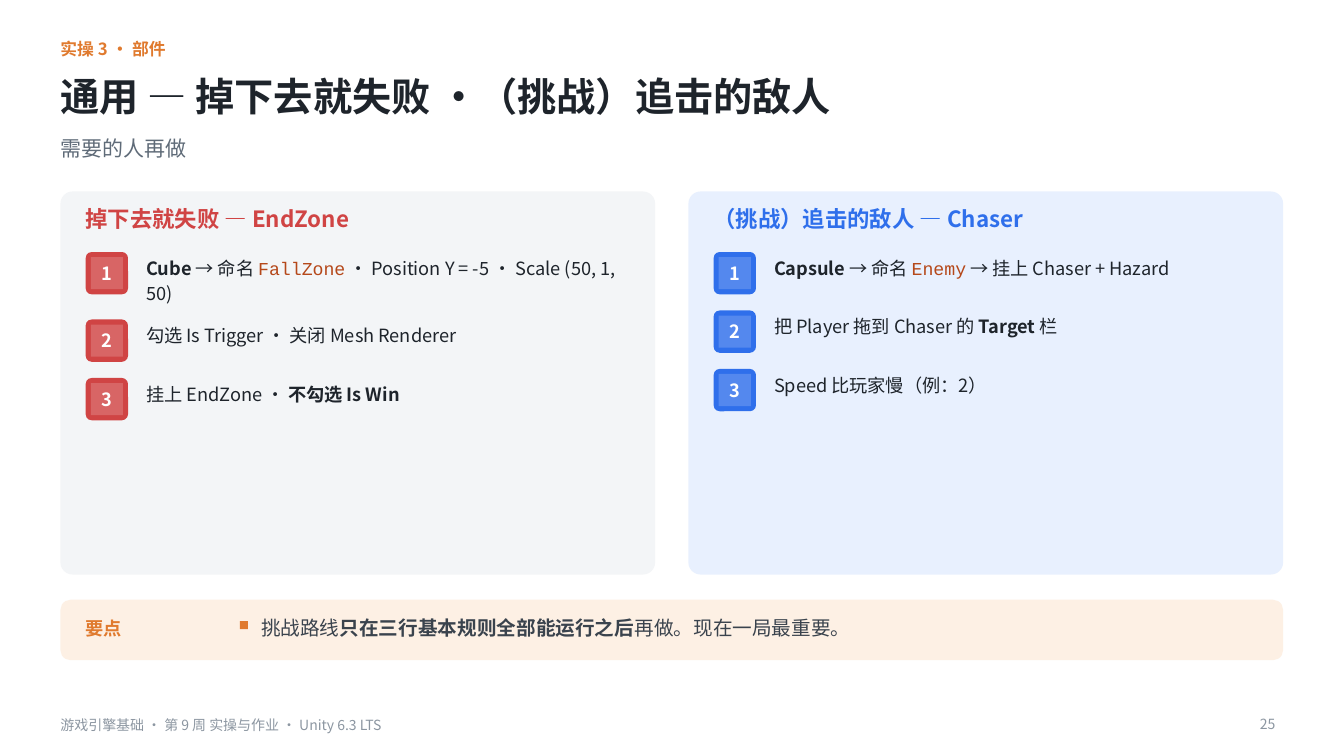
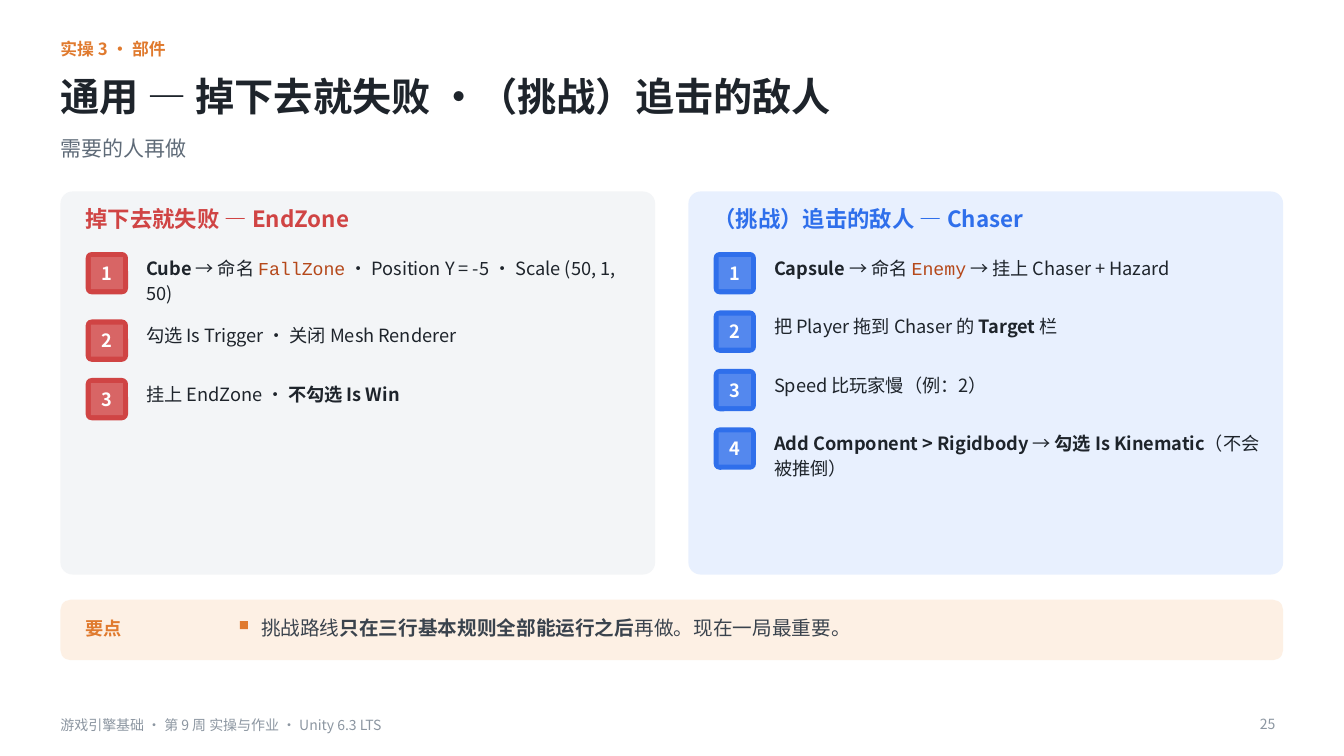
Before and after one commit to iplay-garden/game-engine-basics, a slide deck: slide 25 of 9주차/简体中文/游戏引擎基础_第9周_实操与作业指南_简体中文.pptx. Drawn at 1344x756 pixels with LibreOffice and Linux fonts; fonts in the diff are those of the drawing. Boxes give left, top, right and bottom in pixels: in the first picture for what was removed or moved away, otherwise in the second. Text is boxed around its words. In the diff, an @@ line names an element or a change of style, - is before the commit and + after.

```diff
--- a/9주차/简体中文/游戏引擎基础_第9周_实操与作业指南_简体中文.pptx
+++ b/9주차/简体中文/游戏引擎基础_第9周_实操与作业指南_简体中文.pptx
@@ rounded rectangle added at [714, 427, 756, 470], fill #2F6FEB @@
@@ rectangle added at [719, 433, 751, 465], fill #FFFFFF at 18% opacity @@
@@ text added at [729, 441, 740, 455], 13 pt, text #FFFFFF, bold @@
+4
@@ text added at [774, 434, 1259, 477], 13 pt, text #1E242B, bold @@
+Add Component > Rigidbody → 勾选 Is Kinematic（不会被推倒）
```
Also in this commit, not shown: 3 other slides changed, 3 other files.
